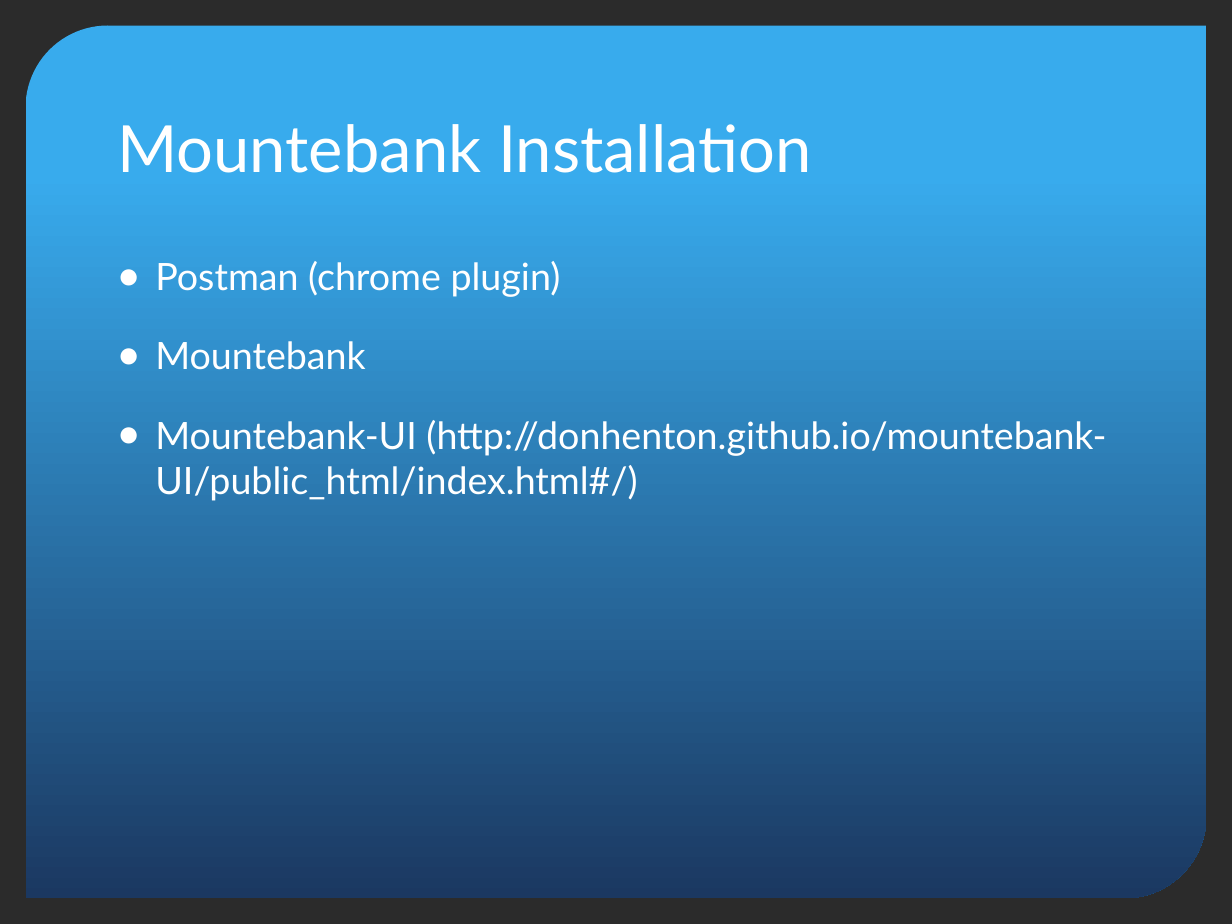
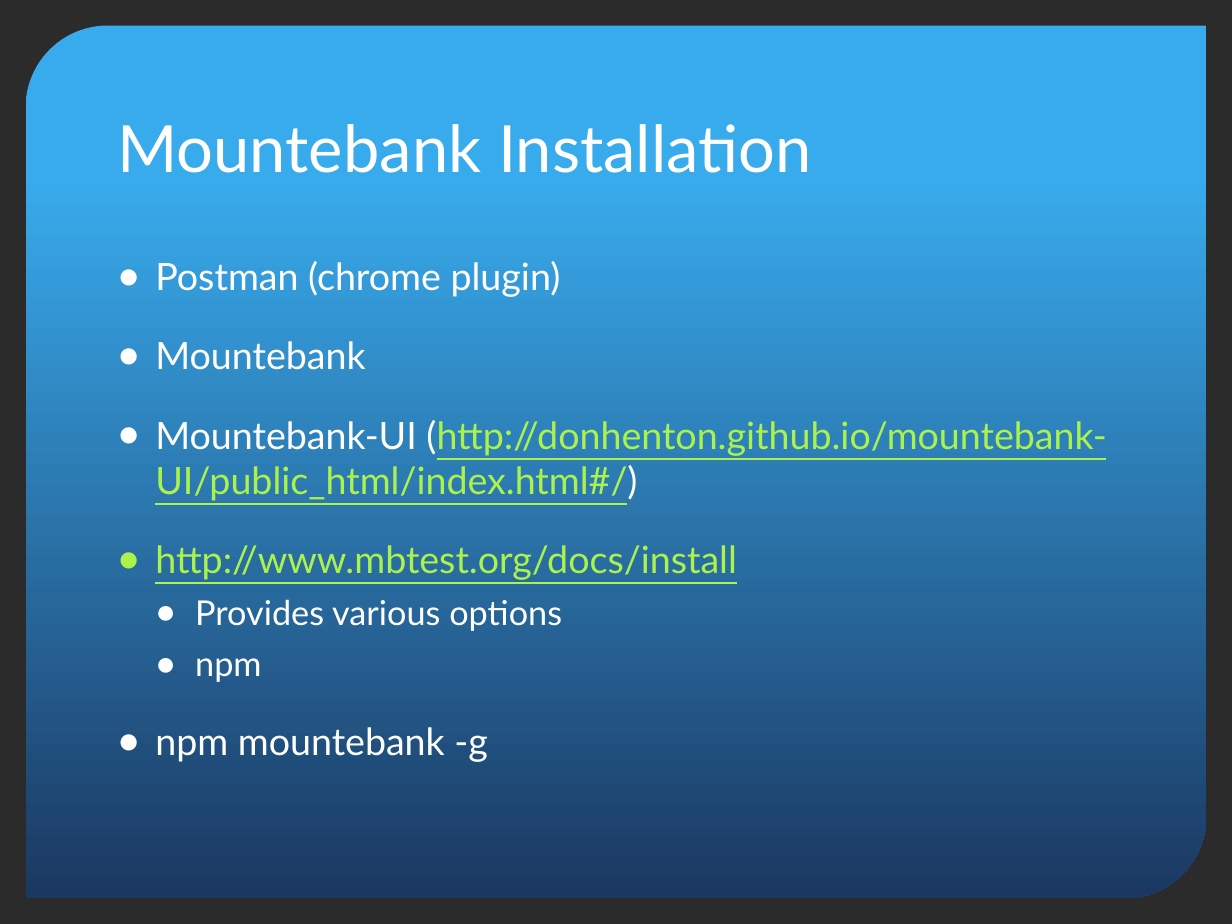
Before and after one commit to donhenton/mountebank-UI, a slide deck: slide 7 of docs/madjs/MADJS-Mountebank.pptx (slide 6 before the commit). Drawn at 1232x924 pixels with LibreOffice and Linux fonts; fonts in the diff are those of the drawing; background and template pictures are left out; a plain dark background stands for a picture behind light text. Boxes give left, top, right and bottom in pixels: in the first picture for what was removed or moved away, otherwise in the second. Text is boxed around its words. In the diff, an @@ line names an element or a change of style, - is before the commit and + after.

```diff
--- a/docs/madjs/MADJS-Mountebank.pptx
+++ b/docs/madjs/MADJS-Mountebank.pptx
@@ text at bbox=[155, 420, 1106, 501]: text colour #FFFFFF to #ABF24D, underline on in "(http://donhenton.github.io/mountebank-UI/public_html/index. ..." @@
@@ text at bbox=[155, 545, 737, 762]: paragraphs added @@
+● http://www.mbtest.org/docs/install
+  ● Provides various options
+  ● npm
+● npm mountebank -g
```
Also in this commit, not shown: 2 other slides changed, 3 slides added, 1 slide removed, 2 other files.
